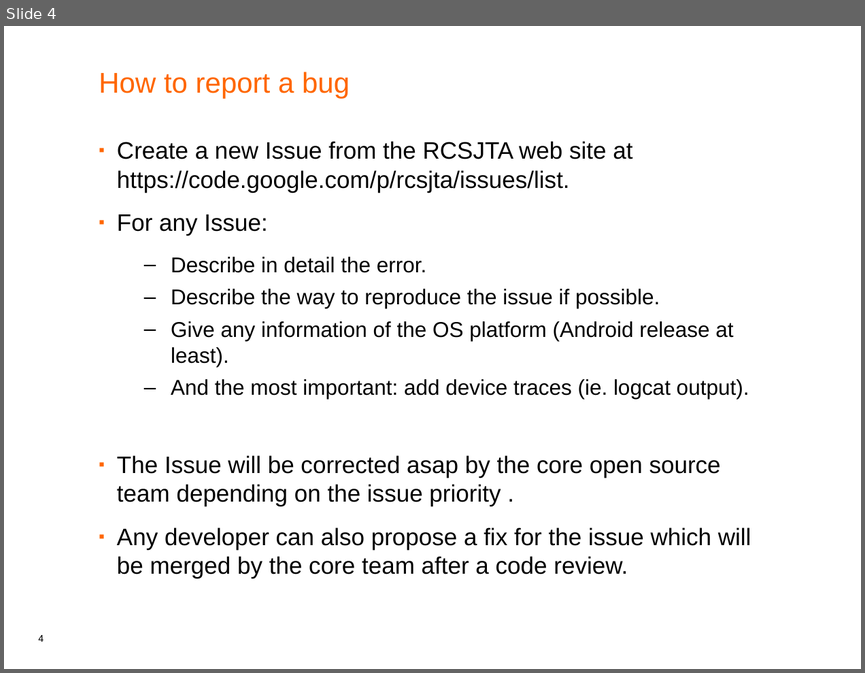
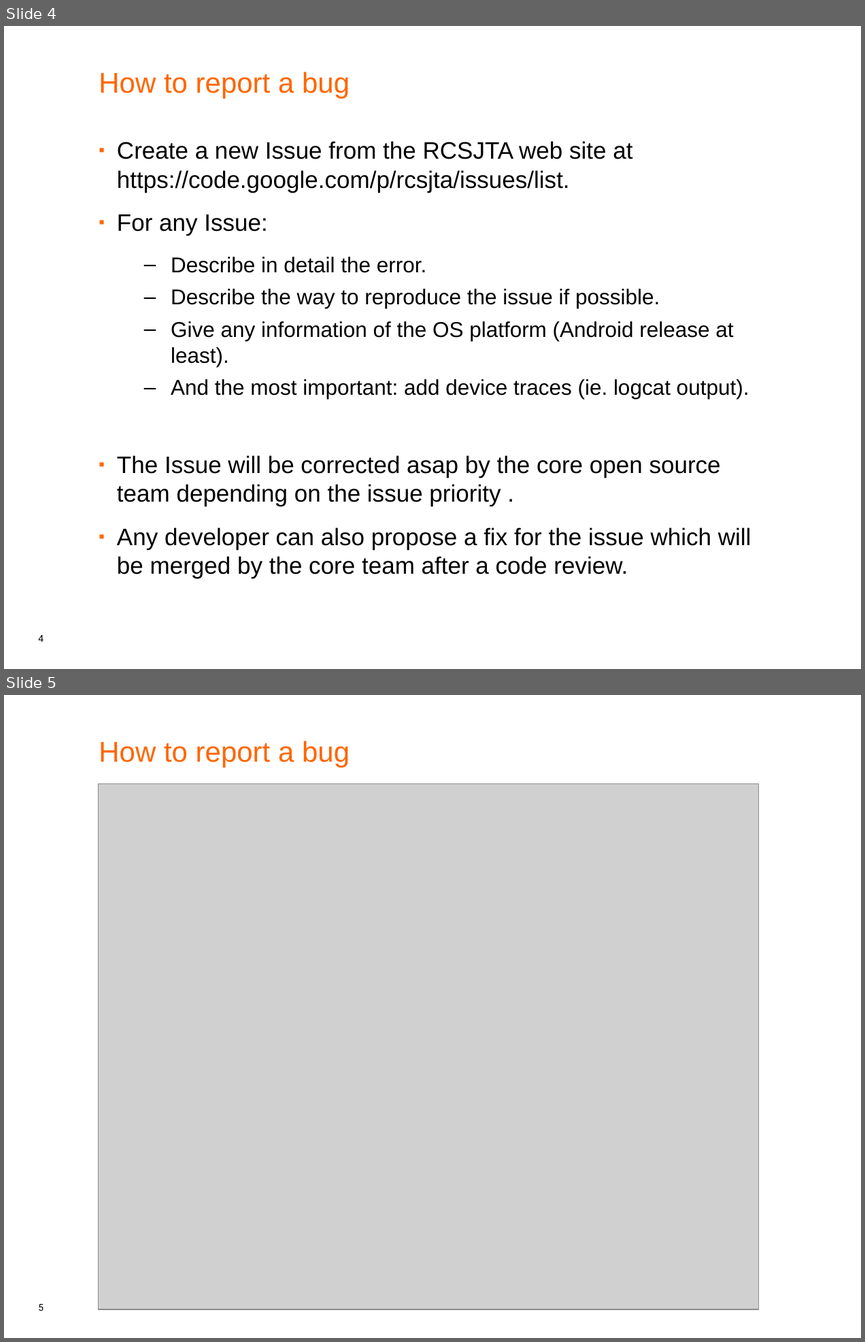
Before and after one commit to android-rcs/rcsjta, a slide deck: docs/RCSJTA_open_source.ppt. Shown one above the other, each under a label of ours: slide 4 before the commit, slides 4 and 5 after it. The pictures are 865x673 and 865x1342 pixels, drawn with LibreOffice and Linux fonts; fonts in the diff are those of the drawing; grey boxes stand for pictures. Boxes give left, top, right and bottom in pixels: in the first picture for what was removed or moved away, otherwise in the second. Text is boxed around its words. In the diff, an @@ line names an element or a change of style, - is before the commit and + after.

```diff
--- a/docs/RCSJTA_open_source.ppt
+++ b/docs/RCSJTA_open_source.ppt
@@ slide 5 added at bbox=[4, 695, 861, 1338], background #FFFFFF; not listed: 1 template element that a slide beside it also shows @@
@@ title added at bbox=[99, 741, 349, 768], 24 pt, text #FF6600 @@
+How to report a bug
@@ picture added at bbox=[99, 784, 759, 1309] @@
```
Also in this commit, not shown: 4 slides changed, 1 other slide added, 1 slide removed, 7 other files.
